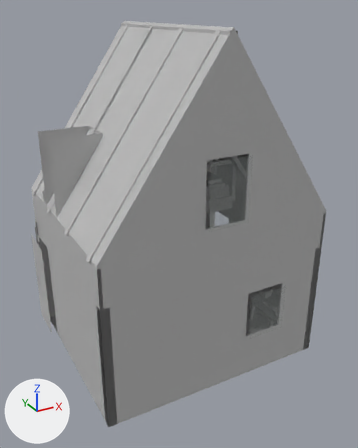
The glTF model game/assets/modelle/gebaeude/neubau/wohnhaus_elb_s1_g3_innen.glb: old version first, new version second.
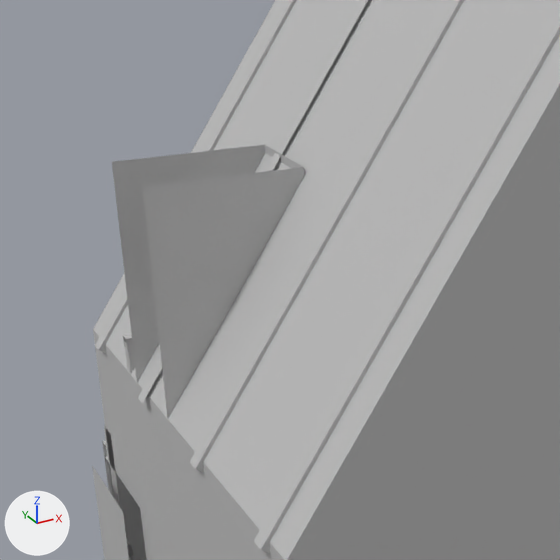
Old and new are each drawn whole from a 50 mm camera at (-3.29, -8.45, 6.84) aimed at (1.11, -0.46, 2.85) and again close up on the part from 0% to 53% of the width and 17% to 59% of the height. Lighting does not change. The marker at lower left points along +X, +Y and +Z. The first two pictures are the older version. Vertices at exactly the same position are counted once.

Names of what the first close-up shows: 'Raum'.
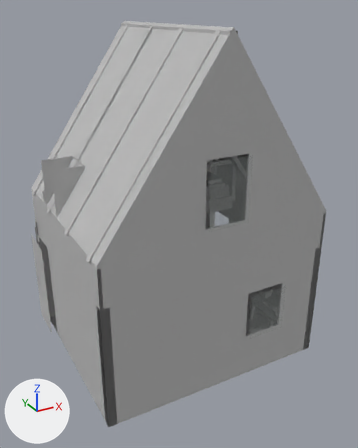
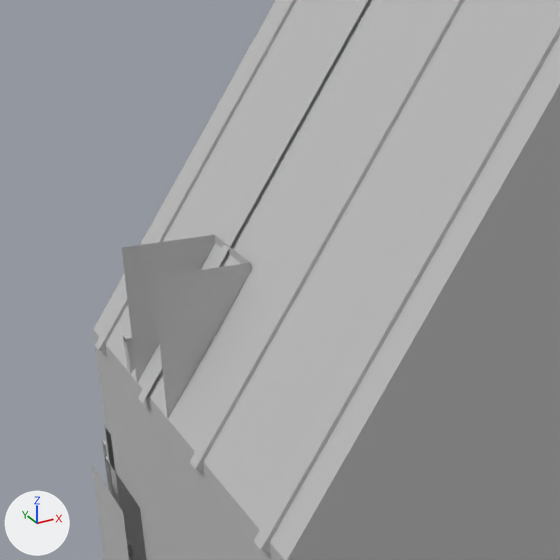
Pixel boxes (x1, y1, x2, y2) of what changed, in the close-ups (560 x 560 px):
part 1 of me_raum, cut back
    before: (112, 145, 305, 297)
    after: (122, 235, 251, 297)

The change, as a diff of the scene's bpy script:
```diff
--- a/game/assets/modelle/gebaeude/neubau/wohnhaus_elb_s1_g3_innen.glb.py
+++ b/game/assets/modelle/gebaeude/neubau/wohnhaus_elb_s1_g3_innen.glb.py
@@ me_raum @@
 # used by ob_raum; location = (0.0, 0.0, 0.0)
-me_raum.from_pydata(...)  # 640 vertices, 662 faces; spans x -1.35..3.38, y -2.18..1.95, z 0.14..6.57
+me_raum.from_pydata(...)  # 636 vertices, 656 faces; spans x -1.35..3.38, y -2.18..1.95, z 0.14..6.57
+# me_raum part 1
+# 7 vertices are removed from x -1.23..-0.25, y -0.1..0.6, z 4.7..4.76
+# 12 faces are deleted
+# 8 vertices in x -0.25, y -0.1..0.6, z 2.3..4.1 move by (-0.38, 0.0, 0.0)
+# 1 vertex moves from x -1.23, y -0.1, z 4.7 to x -0.63, y -0.1, z 4.22
+# 3 vertices are added at (-1.23, -0.1, 4.22), (-1.23, 0.6, 4.22), (-0.63, 0.6, 4.22)
+# 6 new faces join them
 me_raum.materials.append(mat_innen)
```
